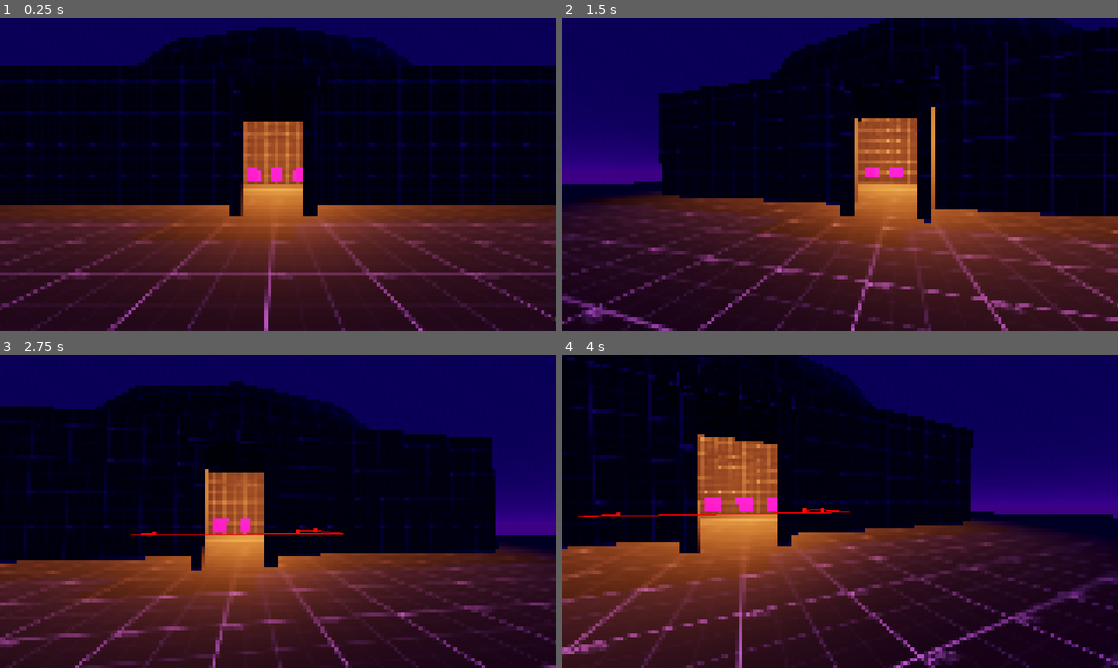
Above: before the commit, frames 1-4 (two rows, left to right).
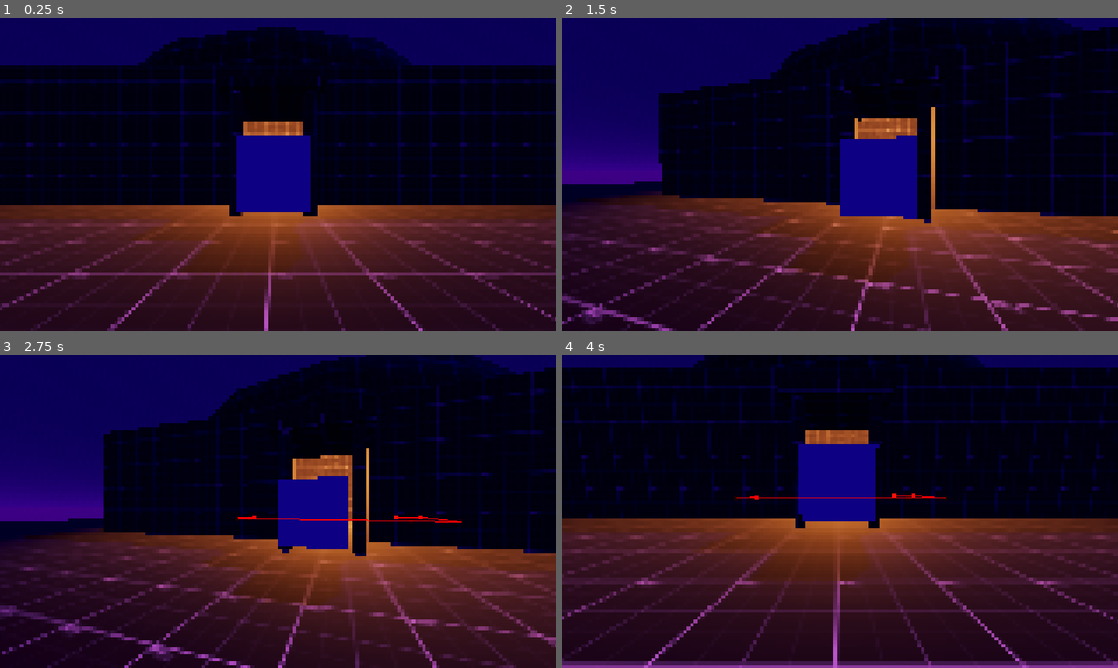
Above: after the commit, the same moments.

Repository: VaporeonLover28/Chrysopoeia
Game: Godot game, scene res://world.tscn
Same seed, same stepped clock (60 frames per second), same inputs: the game is played once before the commit and once after it.
Inputs (mouse positions are in pixels of both pictures, inside the frame that each line leads up to):
- Up to frame 1 (0.25 s): no input
- Up to frame 2 (1.5 s): tap Enter at 0.5 s; move the mouse to (962, 158) at 0.52 s; tap A (a) at 0.6 s; tap D (d) at 0.8, 1.35 s; tap Space at 1.25 s; move the mouse to (812, 174) at 1.27 s
- Up to frame 3 (2.75 s): tap E (e) at 1.55, 2.1 s; move the mouse to (289, 505) at 2.02 s; tap S (s) at 2.3 s
- Up to frame 4 (4 s): tap Enter at 2.75 s; move the mouse to (834, 517) at 2.77 s; tap S (s) at 2.85 s; tap W (w) at 3.05, 3.6 s; tap Space at 3.5 s; move the mouse to (878, 514) at 3.52 s; tap A (a) at 3.8 s

The runs differ from the first frame. In frame 1, 3.4% of the frame differs, in the area x 32-56%, y 37-83%; in frame 2, 3.7%; in frame 3, 58%, in the area x 0-100%, y 0-100%; in frame 4, 58%.

Commit message:
chair position(in work)

Diff:
--- a/chair_position.gd
+++ /dev/null
@@ -1,3 +0,0 @@
-extends Marker3D
-
-@onready var sit_state : bool = false
--- a/gamble_spot.gd
+++ b/gamble_spot.gd
@@ -4,23 +4,56 @@
 @onready var camera: Camera3D = $camera
 @onready var marker: Marker3D = $marker
 @onready var sit_positions: Node3D = $"Sit positions"
-@onready var ChairPositionTaken = preload("res://chair_position.gd")
+#camera transition vars
 var is_pulling : bool
-var chosen_camera_position: Marker3D
+var chosen_sitting_position
+#export varibles to change depending on the game
 @export var chair_postion_list : Array[Array]
 @export var game_machice_scene : String
+# other vars
+var player_is_sitting = false
+var save_player_ref : CharacterBody3D
 
 func _ready() -> void:
-	for item in sit_positions.get_child_count():
-		sit_positions.get_child(item).set_script(ChairPositionTaken)
+	#makes sitting spots based on chair_postion_list
+	for item in chair_postion_list.size():
+		var new_chair_position = Marker3D.new()
+		new_chair_position.position = chair_postion_list[item][0]
+		sit_positions.add_child(new_chair_position)
+
 # Called when the node enters the scene tree for the first time.
 func _interact_GambleSpot(object_ref):
-	if object_ref.name == "Player":
-		Globals.player_interacting = true
-		#checks for marker with the smallest postion distance to player
-		_take_spot(object_ref)
-	else:
-		_take_spot(object_ref)
+	if _ASAT() != true:
+		if object_ref.name == "Player":
+			#makes player sit
+			Globals.player_interacting = true
+			#checks for marker with the smallest postion distance to the player so he can sit
+			chosen_sitting_position = null
+			var smallest_distance : float = 10
+			for item in sit_positions.get_child_count():
+				if smallest_distance > object_ref.global_position.distance_to(sit_positions.get_child(item).global_position)\
+				and chair_postion_list[item][1] != false :
+					chosen_sitting_position = sit_positions.get_child(item)
+					smallest_distance = object_ref.global_position.distance_to(sit_positions.get_child(item).global_position)
+			is_pulling = true
+			save_player_ref = object_ref
+			_camera_transition(object_ref)
+			await get_tree().create_timer(0.2).timeout
+			player_is_sitting = true
+			print(player_is_sitting)
+
+
+func _cancel_interact_GambleSpot(object_ref):
+	print("existe")
+	for item in sit_positions.get_child_count():
+		if sit_positions.get_child(item).global_position.distance_to(camera.global_position - Vector3(0, 1.2, 0)) <= 0.5:
+			print("foi")
+			chair_postion_list[item][1] = true
+
+	if object_ref == save_player_ref:
+		player_is_sitting = false
+		save_player_ref = null
+
 
 func _camera_transition(player) -> void:
 	player.camera.current = false
@@ -31,23 +64,23 @@
 func _process(delta: float) -> void:
 	if is_pulling == true:
 		_pull_camera()
+	if Input.is_action_just_pressed("e") and player_is_sitting == true:
+		_cancel_interact_GambleSpot(save_player_ref)
 
 func _pull_camera():
-	camera.global_position = lerp(camera.global_position, chosen_camera_position.global_position, get_process_delta_time() * 3)
+	camera.global_position = lerp(camera.global_position, chosen_sitting_position.global_position + Vector3(0, 1.2, 0), get_process_delta_time() * 3)
 	camera.look_at($CSGBox3D.global_position)
-
-func _take_spot(object):
-	chosen_camera_position = null
-	var smallest_distance : float = 10
-	for item in sit_positions.get_child_count():
-		if smallest_distance > object.global_position.distance_to(sit_positions.get_child(item).global_position):
-			chosen_camera_position = sit_positions.get_child(item)
-			smallest_distance = object.global_position.distance_to(sit_positions.get_child(item).global_position)
-			is_pulling = true
-		else:
-			print("não escolhido")
-	_camera_transition(object)
-func _leave_spot():
-	pass
 func _start_game():
 	pass
+
+#returns if all sits are taken
+func _ASAT():
+	var all_got_taken: bool = false
+	for item in chair_postion_list.size():
+		if chair_postion_list[item][1] == false:
+			pass
+		else:
+			all_got_taken = false
+			break
+		all_got_taken = true
+	return all_got_taken
--- a/gamble_spot.tscn
+++ b/gamble_spot.tscn
@@ -8,6 +8,7 @@
 
 [node name="Gamble spot" type="Node3D"]
 script = ExtResource("1_iytcb")
+chair_postion_list = Array[Array]([[Vector3(2.2, 0, 0), true], [Vector3(-2.2, 0, 0), true], [Vector3(0, 0, 2.2), true], [Vector3(0, 0, -2.2), true]])
 object_class = "GambleSpot"
 metadata/_custom_type_script = "uid://d3kiv4p05usnv"
 
@@ -21,15 +22,3 @@
 [node name="Shader_Quad" parent="camera" instance=ExtResource("2_aq0k3")]
 
 [node name="Sit positions" type="Node3D" parent="."]
-
-[node name="marker" type="Marker3D" parent="Sit positions"]
-transform = Transform3D(1, 0, 0, 0, 1, 0, 0, 0, 1, 0, 0.55, 2)
-
-[node name="Sit position 1" type="Marker3D" parent="Sit positions"]
-transform = Transform3D(1, 0, 0, 0, 1, 0, 0, 0, 1, -2, 0.55, 0)
-
-[node name="Sit position 2" type="Marker3D" parent="Sit positions"]
-transform = Transform3D(1, 0, 0, 0, 1, 0, 0, 0, 1, 2, 0.55, 0)
-
-[node name="Sit position 3" type="Marker3D" parent="Sit positions"]
-transform = Transform3D(1, 0, 0, 0, 1, 0, 0, 0, 1, 0, 0.55, -2)
--- a/interactable_object.gd
+++ b/interactable_object.gd
@@ -4,23 +4,21 @@
 @export_category("Object basics")
 @export var object_class : String
 
-
-func _interact(pass_interact_parameter : Array = []):
-
-	match pass_interact_parameter.size():
-		0:
-			call("_interact_" + object_class)
-		1:
-			call("_interact_" + object_class, pass_interact_parameter[0])
-		2:
-			call("_interact_" + object_class, pass_interact_parameter[0], \
-			pass_interact_parameter[1])
-		3:
-			call("_interact_" + object_class, \
-			 pass_interact_parameter[0], \
-			 pass_interact_parameter[1], pass_interact_parameter[2])
-		4:
-			call("_interact_" +object_class, \
-			 pass_interact_parameter[0], \
-			 pass_interact_parameter[1], pass_interact_parameter[2], \
-			pass_interact_parameter[3])
+func _interact(pass_interact_parameter : Array = [], pass_cancel_interact_parameter : Array = []):
+		match pass_interact_parameter.size():
+			0:
+				call("_interact_" + object_class)
+			1:
+				call("_interact_" + object_class, pass_interact_parameter[0])
+			2:
+				call("_interact_" + object_class, pass_interact_parameter[0], \
+				pass_interact_parameter[1])
+			3:
+				call("_interact_" + object_class, \
+				 pass_interact_parameter[0], \
+				 pass_interact_parameter[1], pass_interact_parameter[2])
+			4:
+				call("_interact_" +object_class, \
+				 pass_interact_parameter[0], \
+				 pass_interact_parameter[1], pass_interact_parameter[2], \
+				 pass_interact_parameter[3])
--- a/npc.tscn
+++ b/npc.tscn
@@ -21,11 +21,16 @@
 wait_time = 2.0
 one_shot = true
 
+[node name="gambling_timer" type="Timer" parent="."]
+
 [node name="MeshInstance3D" type="MeshInstance3D" parent="."]
 mesh = SubResource("CapsuleMesh_ideak")
 
 [node name="CollisionShape3D" type="CollisionShape3D" parent="."]
 shape = SubResource("CapsuleShape3D_xxcha")
 
+[node name="RayInterection" type="RayCast3D" parent="."]
+target_position = Vector3(0, -1, -1)
+
 [connection signal="navigation_finished" from="nav" to="." method="_on_nav_navigation_finished"]
 [connection signal="timeout" from="idle" to="." method="_on_idle_timeout"]
--- /dev/null
+++ b/teste.tscn
@@ -0,0 +1,24 @@
+[gd_scene load_steps=4 format=3 uid="uid://b8aq8i26u0cga"]
+
+[ext_resource type="Script" uid="uid://d33jhadxc2lv5" path="res://gamble_spot.gd" id="1_o02vu"]
+[ext_resource type="PackedScene" uid="uid://dbgpivfhrvrfu" path="res://shader_quad.tscn" id="2_7w86a"]
+
+[sub_resource type="StandardMaterial3D" id="StandardMaterial3D_s2wow"]
+albedo_color = Color(0.682353, 0, 1, 1)
+
+[node name="teste" type="Node3D"]
+script = ExtResource("1_o02vu")
+chair_postion_list = Array[Array]([[Vector3(2.2, 0, 0), true]])
+object_class = "GambleSpot"
+metadata/_custom_type_script = "uid://d33jhadxc2lv5"
+
+[node name="CSGBox3D" type="CSGBox3D" parent="."]
+transform = Transform3D(0.999999, -0.00131698, 0.000820503, 0.00131758, 0.999999, -0.000719085, -0.000819537, 0.000720185, 0.999999, 0, 0, 0)
+use_collision = true
+material = SubResource("StandardMaterial3D_s2wow")
+
+[node name="camera" type="Camera3D" parent="."]
+
+[node name="Shader_Quad" parent="camera" instance=ExtResource("2_7w86a")]
+
+[node name="Sit positions" type="Node3D" parent="."]
--- a/world.tscn
+++ b/world.tscn
@@ -1,10 +1,11 @@
-[gd_scene load_steps=12 format=3 uid="uid://ifr6x47walau"]
+[gd_scene load_steps=13 format=3 uid="uid://ifr6x47walau"]
 
 [ext_resource type="PackedScene" uid="uid://dsp27d25mg6bh" path="res://player.tscn" id="1_f3sb7"]
 [ext_resource type="PackedScene" uid="uid://jekyh5hw0o23" path="res://npc.tscn" id="3_tlwt5"]
 [ext_resource type="PackedScene" uid="uid://cb53qpnp2by4" path="res://casino_light.tscn" id="4_036b0"]
 [ext_resource type="Texture2D" uid="uid://bm5mkjkryluex" path="res://Assets/grid_black_512x512.png" id="4_aqk2v"]
 [ext_resource type="PackedScene" uid="uid://d2w65oiqysl6d" path="res://gamble_spot.tscn" id="4_dwbse"]
+[ext_resource type="PackedScene" uid="uid://b8aq8i26u0cga" path="res://teste.tscn" id="5_dwbse"]
 
 [sub_resource type="ProceduralSkyMaterial" id="ProceduralSkyMaterial_37kl0"]
 sky_top_color = Color(0.0606355, 0.0252388, 0.221666, 1)
@@ -139,6 +140,9 @@
 [node name="Gamble Spot3" parent="NavigationRegion3D" instance=ExtResource("4_dwbse")]
 transform = Transform3D(1, 0, 0, 0, 1, 0, 0, 0, 1, 0, 1, -12)
 
+[node name="teste" parent="NavigationRegion3D" instance=ExtResource("5_dwbse")]
+transform = Transform3D(1, 0, 0, 0, 1, 0, 0, 0, 1, 0, 1.00669, 1.8191)
+
 [node name="CasinoLight" parent="NavigationRegion3D" instance=ExtResource("4_036b0")]
 transform = Transform3D(1, 0, 0, 0, 1, 0, 0, 0, 1, 0.0632236, 3.04997, -7.93165)
 light_energy = 18.029
Not shown, removed: chair_position.gd.uid
